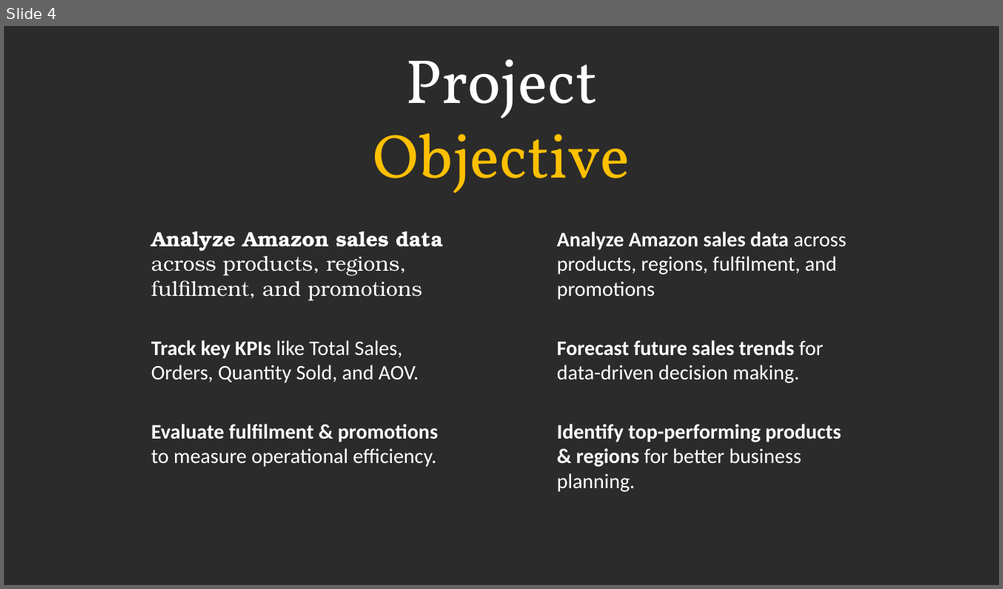
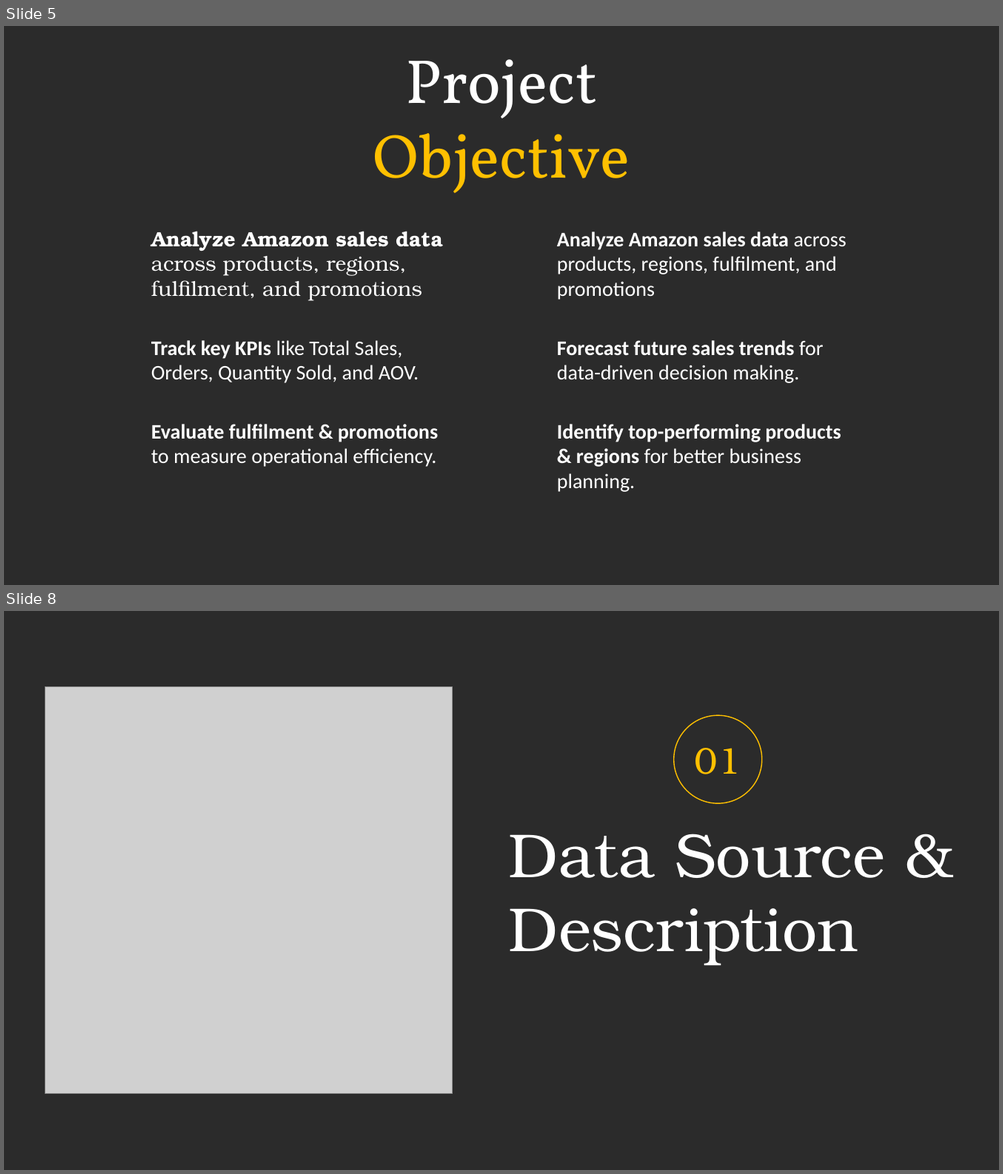
Before and after one commit to prafullwahatule/BI-Amazon-Sale-Report, a slide deck: Report/Amazon Sales Report.pptx. Shown one above the other, each under a label of ours: slide 4 before the commit, slides 5 and 8 after it; the slides between them are not shown. The pictures are 1003x589 and 1003x1174 pixels, drawn with LibreOffice and Linux fonts; fonts in the diff are those of the drawing; grey boxes stand for pictures; background and template pictures are left out; a plain dark background stands for a picture behind light text. Boxes give left, top, right and bottom in pixels: in the first picture for what was removed or moved away, otherwise in the second. Text is boxed around its words. In the diff, an @@ line names an element or a change of style, - is before the commit and + after.

```diff
--- a/Report/Amazon Sales Report.pptx
+++ b/Report/Amazon Sales Report.pptx
@@ slide 8 added at box(4, 611, 999, 1170), background picture (left out) @@
@@ picture added at box(45, 687, 452, 1094) @@
@@ ellipse added at box(674, 715, 762, 803), outline #FFC000 1 pt, 36 pt, text #FFC000 @@
+01
@@ text added at box(509, 834, 885, 965), 60 pt, text #FFFFFF @@
+Data Source & Description
@@ what was slide 4 is now slide 5 @@
```
Also in this commit, not shown: 2 slides changed, 6 other slides added, 1 other file.
